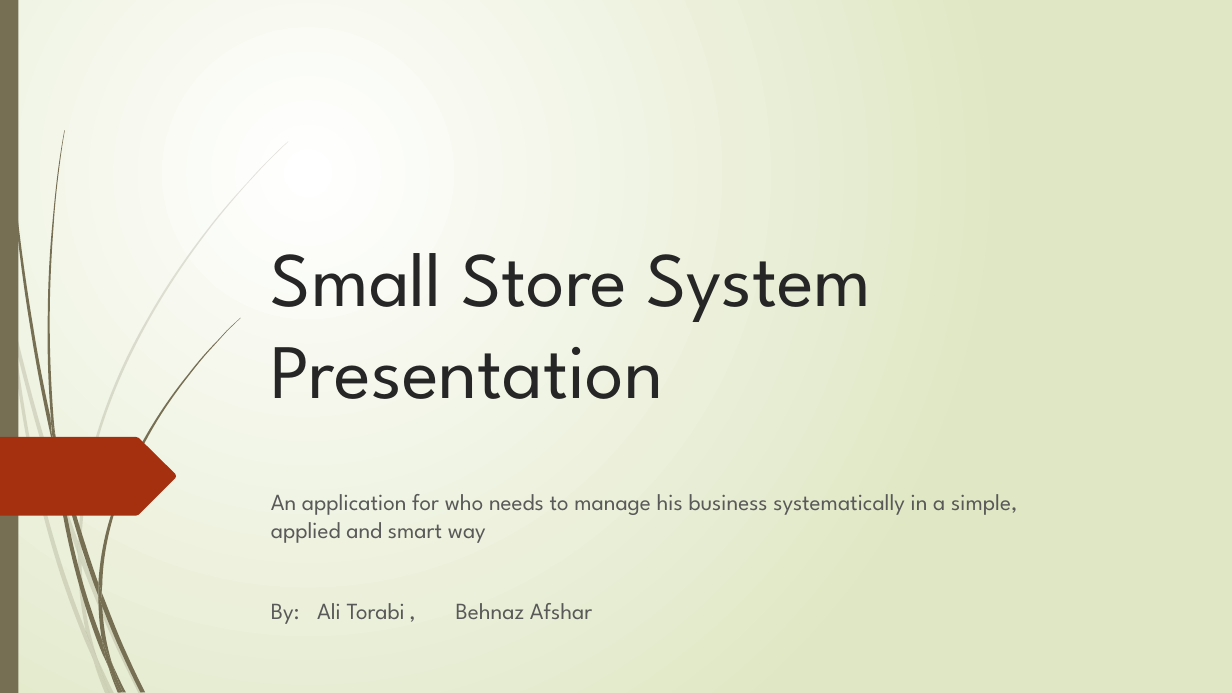
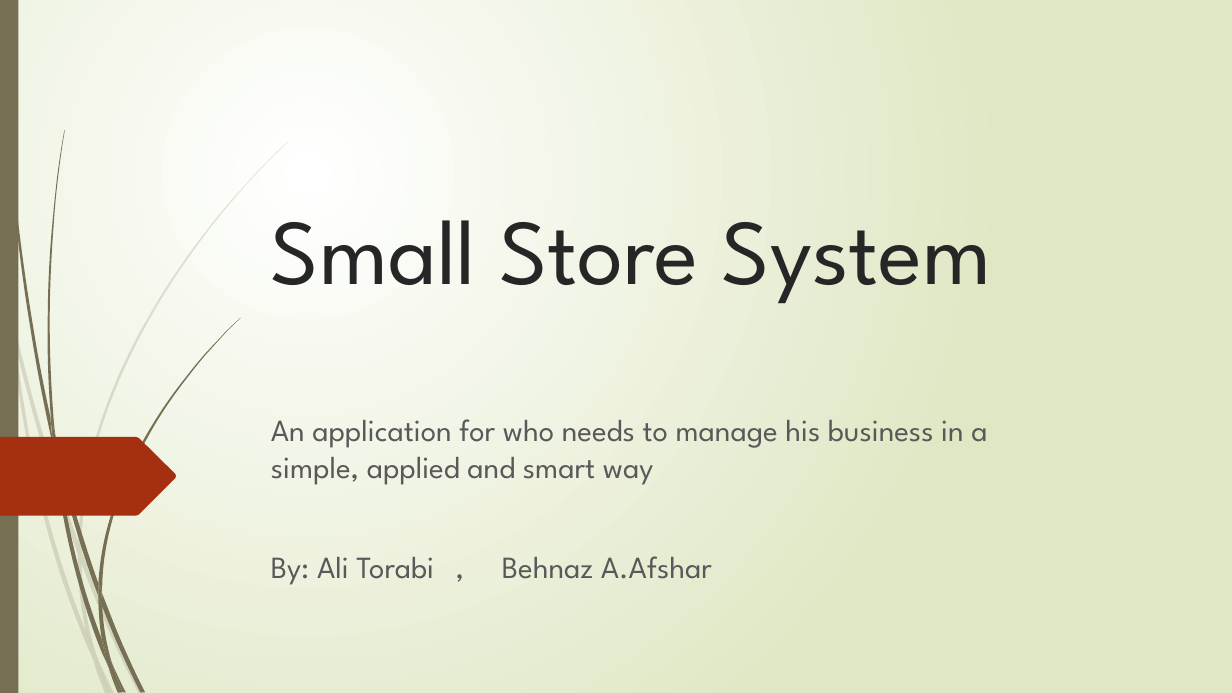
Before and after one commit to alitorabi1/SmallStore, a slide deck: slide 1 of Documents/Presentation.pptx. Drawn at 1232x693 pixels with LibreOffice and Linux fonts; fonts in the diff are those of the drawing. Boxes give left, top, right and bottom in pixels: in the first picture for what was removed or moved away, otherwise in the second. Text is boxed around its words. In the diff, an @@ line names an element or a change of style, - is before the commit and + after.

```diff
--- a/Documents/Presentation.pptx
+++ b/Documents/Presentation.pptx
@@ title at box(271, 220, 992, 304): text changed; size 60 to 72 pt @@
-Small Store System
-Presentation
+Small Store System
@@ subtitle at box(271, 419, 987, 585): text changed; size 18 to 24 pt @@
-An application for who needs to manage his business systematically in a simple, applied and smart way
-By: Ali Torabi , Behnaz Afshar
+An application for who needs to manage his business in a simple, applied and smart way
+By: Ali Torabi , Behnaz A.Afshar
```
Also in this commit, not shown: 4 other slides changed, 12 slides added.
